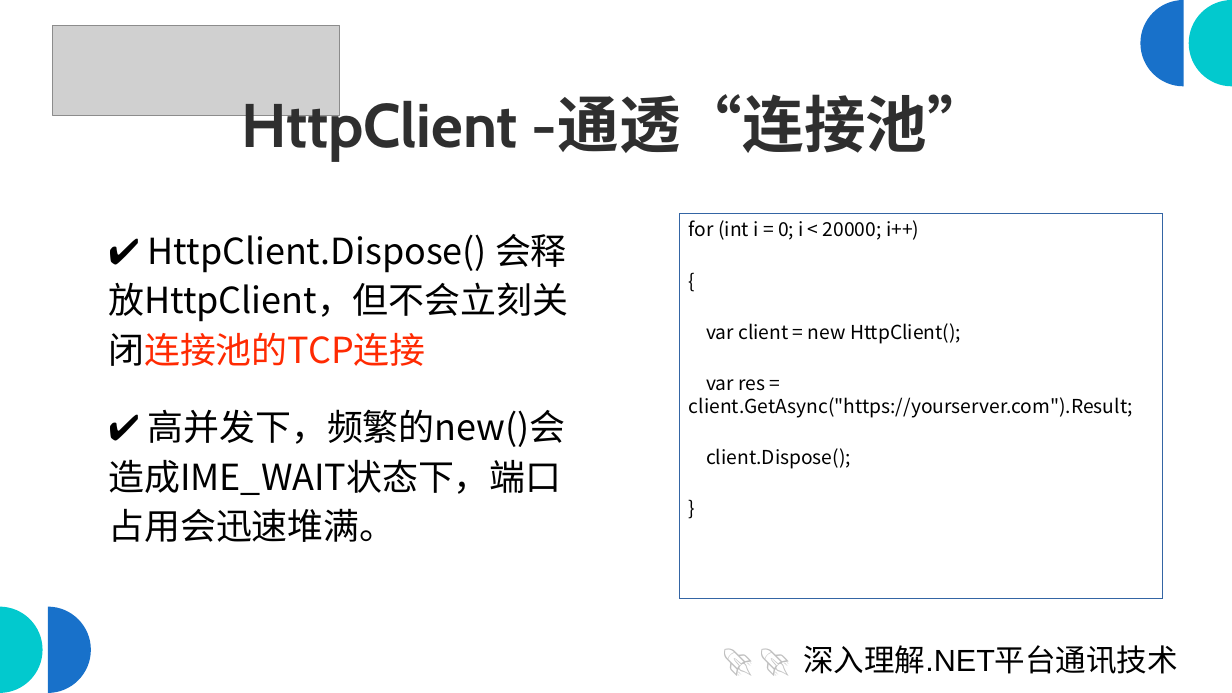
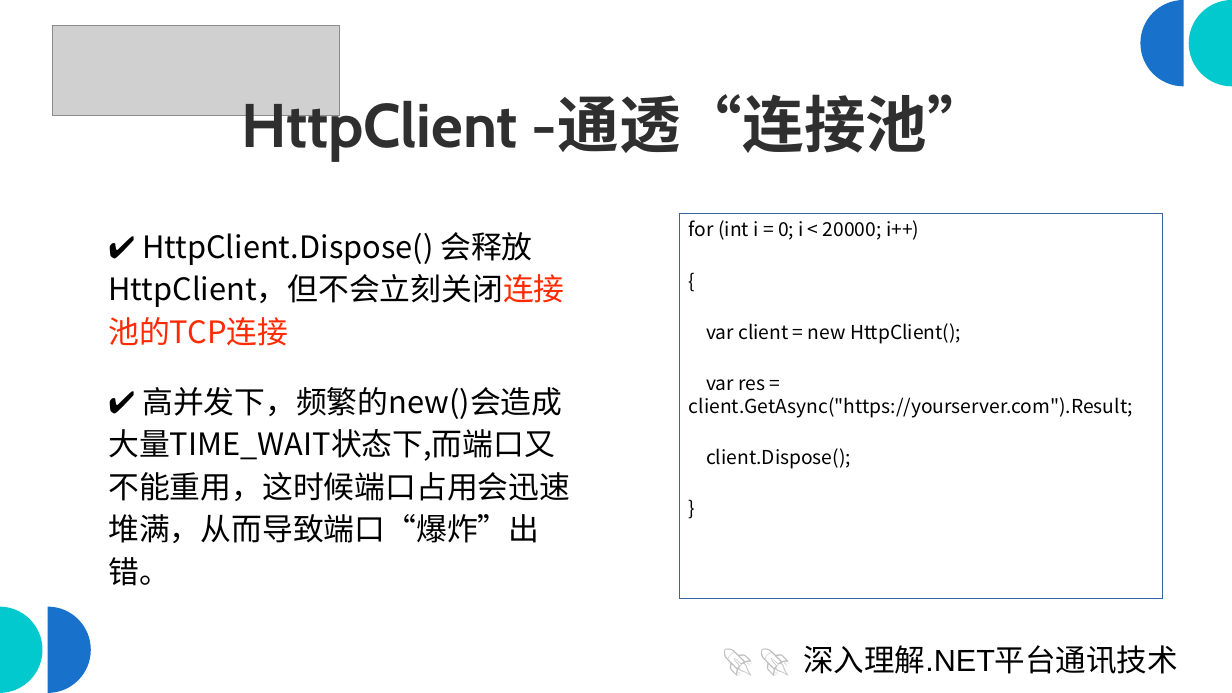
Before and after one commit to scottfly189/dotnet_net_course, a slide deck: slide 41 of src/1.HttpClientDemo/HttpClient_IHttpClientFactory_Polly.odp. Drawn at 1232x693 pixels with LibreOffice and Linux fonts; fonts in the diff are those of the drawing; grey boxes stand for pictures. Boxes give left, top, right and bottom in pixels: in the first picture for what was removed or moved away, otherwise in the second. Text is boxed around its words. In the diff, an @@ line names an element or a change of style, - is before the commit and + after.

```diff
--- a/src/1.HttpClientDemo/HttpClient_IHttpClientFactory_Polly.odp
+++ b/src/1.HttpClientDemo/HttpClient_IHttpClientFactory_Polly.odp
@@ text at [108,232,564,346]: size 28 to 24 pt in "✔️ HttpClient.Dispose() 会释放HttpClient，但不会立刻关闭连接池的TCP连接" @@
@@ text at [108,387,570,586]: text changed; size 28 to 24 pt @@
-✔️ 高并发下，频繁的new()会造成IME_WAIT状态下，端口占用会迅速堆满。
+✔️ 高并发下，频繁的new()会造成大量TIME_WAIT状态下,而端口又不能重用，这时候端口占用会迅速堆满，从而导致端口“爆炸”出错。
```
Also in this commit, not shown: 15 other slides changed, 1 slide added, 1 slide removed, 18 other files.
